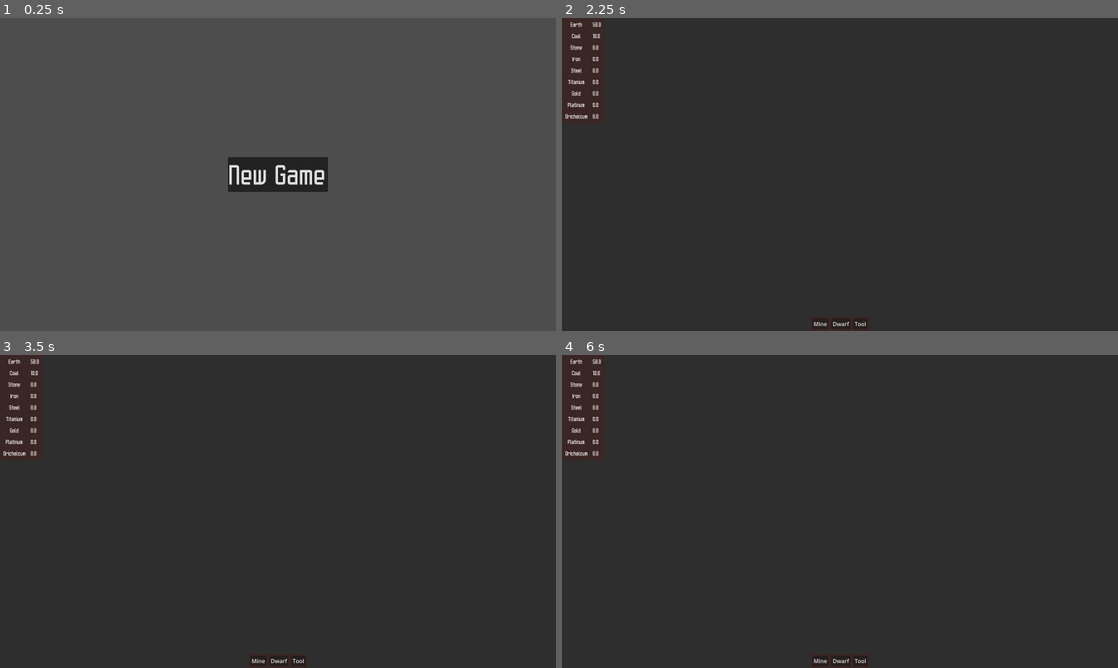
Above: before the commit, frames 1-4 (two rows, left to right).
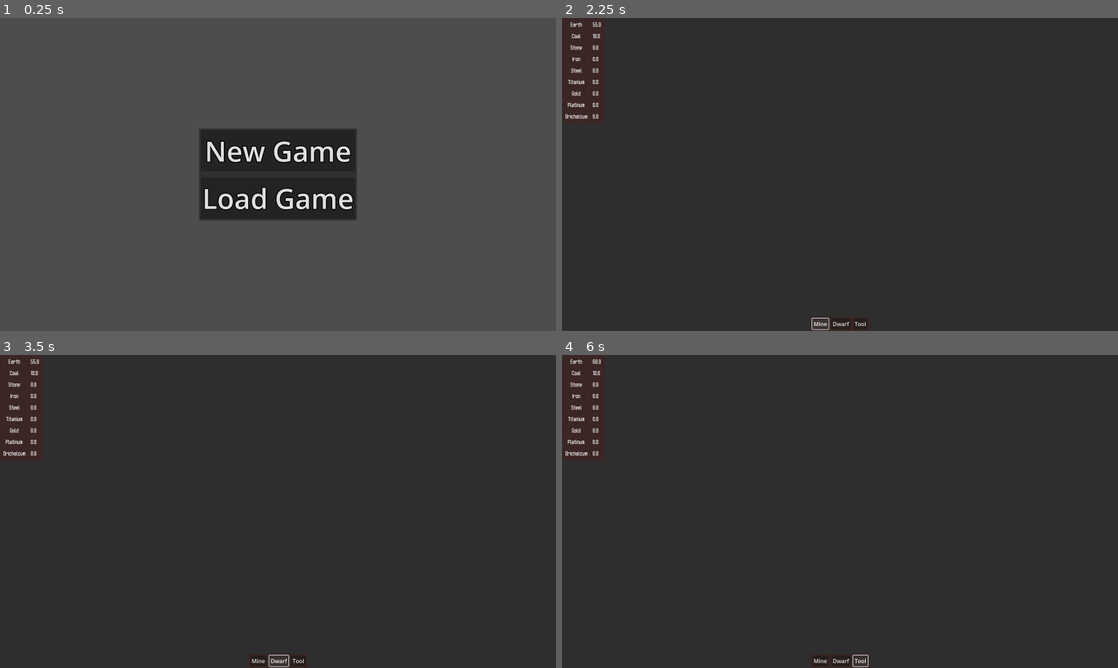
Above: after the commit, the same moments.

Repository: WetNoodleSoft/incremental
Game: Godot game, scene res://Scenes/start_screen.tscn
The game is run twice, just before and just after one commit, with the same random seed, the same clock (stepped at 60 frames per second) and the same inputs.
Inputs (mouse positions are in pixels of both pictures, inside the frame that each line leads up to):
- Up to frame 1 (0.25 s): no input
- Up to frame 2 (2.25 s): click (840, 199) at 0.5 s, where only the run after the commit has a clickable "Load Game"; click "New Game" at 1.25 s; click "Mine" at 2 s
- Up to frame 3 (3.5 s): click "Dwarf" at 2.75 s
- Up to frame 4 (6 s): click "Tool" at 3.5 s; click "Mine" at 4.25 s; click "Dwarf" at 5 s; click "Tool" at 5.75 s

The runs differ from the first frame. In frame 1, 6.9% of the frame differs, in the area x 35-65%, y 35-65%; in frame 2, less than 0.1%; in frame 3, less than 0.1%; in frame 4, less than 0.1%.

Commit message:
ver 0.1.3
Cleaned up new game instantiation, fixed button working, cleaned up inventory resource management.

Diff:
--- /dev/null
+++ b/Resources/Themes/button_margin_theme.tres
@@ -0,0 +1,7 @@
+[gd_resource type="Theme" format=3 uid="uid://lfi8rtrw8exb"]
+
+[resource]
+MarginContainer/constants/margin_bottom = 5
+MarginContainer/constants/margin_left = 10
+MarginContainer/constants/margin_right = 10
+MarginContainer/constants/margin_top = 5
--- a/Scenes/main.tscn
+++ b/Scenes/main.tscn
@@ -13,16 +13,19 @@
 bg_color = Color(0.229022, 0.149152, 0.145437, 1)
 
 [node name="Main" type="Control"]
+z_index = -1
 layout_mode = 3
 anchors_preset = 15
 anchor_right = 1.0
 anchor_bottom = 1.0
 grow_horizontal = 2
 grow_vertical = 2
+mouse_filter = 2
 script = ExtResource("1_kry3j")
-tick_interval = 1.0
+tick_interval = 0.1
 
 [node name="ControlsUI" type="AspectRatioContainer" parent="."]
+z_index = -1
 layout_mode = 1
 anchors_preset = 15
 anchor_right = 1.0
@@ -31,48 +34,70 @@
 grow_vertical = 2
 size_flags_horizontal = 3
 size_flags_vertical = 3
+mouse_filter = 2
 stretch_mode = 3
 alignment_vertical = 2
 script = ExtResource("2_21xkr")
 
 [node name="ButtonPanel" type="PanelContainer" parent="ControlsUI"]
+z_index = -1
 layout_mode = 2
 size_flags_horizontal = 4
 size_flags_vertical = 8
+mouse_filter = 2
 theme_override_styles/panel = SubResource("StyleBoxFlat_go701")
 
 [node name="MarginContainer" type="MarginContainer" parent="ControlsUI/ButtonPanel"]
-layout_mode = 2
+z_index = -1
+layout_mode = 2
+mouse_filter = 2
 theme_override_constants/margin_left = 5
 theme_override_constants/margin_top = 5
 theme_override_constants/margin_right = 5
 theme_override_constants/margin_bottom = 5
 
 [node name="ControlButtons" type="BoxContainer" parent="ControlsUI/ButtonPanel/MarginContainer"]
-layout_mode = 2
+z_index = -1
+layout_mode = 2
+mouse_filter = 2
 alignment = 1
 
 [node name="MineButton" type="Button" parent="ControlsUI/ButtonPanel/MarginContainer/ControlButtons"]
-layout_mode = 2
+process_mode = 3
+z_index = 100
+z_as_relative = false
+layout_mode = 2
+mouse_default_cursor_shape = 3
+action_mode = 0
 text = "Mine"
 
 [node name="Spacer" type="Control" parent="ControlsUI/ButtonPanel/MarginContainer/ControlButtons"]
 custom_minimum_size = Vector2(0, 10)
 layout_mode = 2
+mouse_filter = 2
 
 [node name="DwarfButton" type="Button" parent="ControlsUI/ButtonPanel/MarginContainer/ControlButtons"]
-layout_mode = 2
+z_index = 10
+z_as_relative = false
+layout_mode = 2
+mouse_default_cursor_shape = 3
 text = "Dwarf"
 
 [node name="Spacer2" type="Control" parent="ControlsUI/ButtonPanel/MarginContainer/ControlButtons"]
 custom_minimum_size = Vector2(0, 10)
 layout_mode = 2
+mouse_filter = 2
 
 [node name="ToolButton" type="Button" parent="ControlsUI/ButtonPanel/MarginContainer/ControlButtons"]
-layout_mode = 2
+z_index = 10
+z_as_relative = false
+layout_mode = 2
+mouse_default_cursor_shape = 3
 text = "Tool"
 
 [node name="InventoryUI" type="AspectRatioContainer" parent="."]
+z_index = -1
+z_as_relative = false
 layout_mode = 1
 anchors_preset = 15
 anchor_right = 1.0
@@ -81,17 +106,21 @@
 grow_vertical = 2
 size_flags_horizontal = 4
 size_flags_vertical = 0
+mouse_filter = 2
 alignment_horizontal = 0
 script = ExtResource("3_6bp64")
+metadata/_edit_lock_ = true
 
 [node name="InventoryPanel" type="PanelContainer" parent="InventoryUI"]
 layout_mode = 2
 size_flags_horizontal = 0
 size_flags_vertical = 0
+mouse_filter = 2
 theme_override_styles/panel = SubResource("StyleBoxFlat_5a7ea")
 
 [node name="MarginContainer" type="MarginContainer" parent="InventoryUI/InventoryPanel"]
 layout_mode = 2
+mouse_filter = 2
 theme_override_constants/margin_left = 5
 theme_override_constants/margin_top = 5
 theme_override_constants/margin_right = 5
@@ -100,10 +129,12 @@
 [node name="GridContainer" type="GridContainer" parent="InventoryUI/InventoryPanel/MarginContainer"]
 layout_mode = 2
 size_flags_vertical = 0
+mouse_filter = 2
 columns = 2
 
 [node name="MarginEarth" type="MarginContainer" parent="InventoryUI/InventoryPanel/MarginContainer/GridContainer"]
 layout_mode = 2
+mouse_filter = 2
 theme = ExtResource("4_344ge")
 
 [node name="Earth" type="RichTextLabel" parent="InventoryUI/InventoryPanel/MarginContainer/GridContainer/MarginEarth"]
@@ -119,10 +150,12 @@
 
 [node name="MarginEarthQuant" type="MarginContainer" parent="InventoryUI/InventoryPanel/MarginContainer/GridContainer"]
 layout_mode = 2
+mouse_filter = 2
 theme = ExtResource("4_344ge")
 
 [node name="EarthQuant" type="RichTextLabel" parent="InventoryUI/InventoryPanel/MarginContainer/GridContainer/MarginEarthQuant"]
 layout_mode = 2
+mouse_filter = 2
 theme = ExtResource("5_ynf5e")
 text = "0.0"
 fit_content = true
@@ -131,6 +164,7 @@
 
 [node name="MarginCoal" type="MarginContainer" parent="InventoryUI/InventoryPanel/MarginContainer/GridContainer"]
 layout_mode = 2
+mouse_filter = 2
 theme = ExtResource("4_344ge")
 
 [node name="Coal" type="RichTextLabel" parent="InventoryUI/InventoryPanel/MarginContainer/GridContainer/MarginCoal"]
@@ -146,10 +180,12 @@
 
 [node name="MarginCoalQuant" type="MarginContainer" parent="InventoryUI/InventoryPanel/MarginContainer/GridContainer"]
 layout_mode = 2
+mouse_filter = 2
 theme = ExtResource("4_344ge")
 
 [node name="CoalQuant" type="RichTextLabel" parent="InventoryUI/InventoryPanel/MarginContainer/GridContainer/MarginCoalQuant"]
 layout_mode = 2
+mouse_filter = 2
 theme = ExtResource("5_ynf5e")
 text = "0.0"
 fit_content = true
@@ -158,6 +194,7 @@
 
 [node name="MarginStone" type="MarginContainer" parent="InventoryUI/InventoryPanel/MarginContainer/GridContainer"]
 layout_mode = 2
+mouse_filter = 2
 theme = ExtResource("4_344ge")
 
 [node name="Stone" type="RichTextLabel" parent="InventoryUI/InventoryPanel/MarginContainer/GridContainer/MarginStone"]
@@ -173,10 +210,12 @@
 
 [node name="MarginStoneQuant" type="MarginContainer" parent="InventoryUI/InventoryPanel/MarginContainer/GridContainer"]
 layout_mode = 2
+mouse_filter = 2
 theme = ExtResource("4_344ge")
 
 [node name="StoneQuant" type="RichTextLabel" parent="InventoryUI/InventoryPanel/MarginContainer/GridContainer/MarginStoneQuant"]
 layout_mode = 2
+mouse_filter = 2
 theme = ExtResource("5_ynf5e")
 text = "0.0"
 fit_content = true
@@ -185,6 +224,7 @@
 
 [node name="MarginIron" type="MarginContainer" parent="InventoryUI/InventoryPanel/MarginContainer/GridContainer"]
 layout_mode = 2
+mouse_filter = 2
 theme = ExtResource("4_344ge")
 
 [node name="Iron" type="RichTextLabel" parent="InventoryUI/InventoryPanel/MarginContainer/GridContainer/MarginIron"]
@@ -200,10 +240,12 @@
 
 [node name="MarginIronQuant" type="MarginContainer" parent="InventoryUI/InventoryPanel/MarginContainer/GridContainer"]
 layout_mode = 2
+mouse_filter = 2
 theme = ExtResource("4_344ge")
 
 [node name="IronQuant" type="RichTextLabel" parent="InventoryUI/InventoryPanel/MarginContainer/GridContainer/MarginIronQuant"]
 layout_mode = 2
+mouse_filter = 2
 theme = ExtResource("5_ynf5e")
 text = "0.0"
 fit_content = true
@@ -212,6 +254,7 @@
 
 [node name="MarginSteel" type="MarginContainer" parent="InventoryUI/InventoryPanel/MarginContainer/GridContainer"]
 layout_mode = 2
+mouse_filter = 2
 theme = ExtResource("4_344ge")
 
 [node name="Steel" type="RichTextLabel" parent="InventoryUI/InventoryPanel/MarginContainer/GridContainer/MarginSteel"]
@@ -227,10 +270,12 @@
 
 [node name="MarginSteelQuant" type="MarginContainer" parent="InventoryUI/InventoryPanel/MarginContainer/GridContainer"]
 layout_mode = 2
+mouse_filter = 2
 theme = ExtResource("4_344ge")
 
 [node name="SteelQuant" type="RichTextLabel" parent="InventoryUI/InventoryPanel/MarginContainer/GridContainer/MarginSteelQuant"]
 layout_mode = 2
+mouse_filter = 2
 theme = ExtResource("5_ynf5e")
 text = "0.0"
 fit_content = true
@@ -239,6 +284,7 @@
 
 [node name="MarginTitanium" type="MarginContainer" parent="InventoryUI/InventoryPanel/MarginContainer/GridContainer"]
 layout_mode = 2
+mouse_filter = 2
 theme = ExtResource("4_344ge")
 
 [node name="Titanium" type="RichTextLabel" parent="InventoryUI/InventoryPanel/MarginContainer/GridContainer/MarginTitanium"]
@@ -254,10 +300,12 @@
 
 [node name="MarginTitaniumQuant" type="MarginContainer" parent="InventoryUI/InventoryPanel/MarginContainer/GridContainer"]
 layout_mode = 2
+mouse_filter = 2
 theme = ExtResource("4_344ge")
 
 [node name="TitaniumQuant" type="RichTextLabel" parent="InventoryUI/InventoryPanel/MarginContainer/GridContainer/MarginTitaniumQuant"]
 layout_mode = 2
+mouse_filter = 2
 theme = ExtResource("5_ynf5e")
 text = "0.0"
 fit_content = true
@@ -266,6 +314,7 @@
 
 [node name="MarginGold" type="MarginContainer" parent="InventoryUI/InventoryPanel/MarginContainer/GridContainer"]
 layout_mode = 2
+mouse_filter = 2
 theme = ExtResource("4_344ge")
 
 [node name="Gold" type="RichTextLabel" parent="InventoryUI/InventoryPanel/MarginContainer/GridContainer/MarginGold"]
@@ -281,10 +330,12 @@
 
 [node name="MarginGoldQuant" type="MarginContainer" parent="InventoryUI/InventoryPanel/MarginContainer/GridContainer"]
 layout_mode = 2
+mouse_filter = 2
 theme = ExtResource("4_344ge")
 
 [node name="GoldQuant" type="RichTextLabel" parent="InventoryUI/InventoryPanel/MarginContainer/GridContainer/MarginGoldQuant"]
 layout_mode = 2
+mouse_filter = 2
 theme = ExtResource("5_ynf5e")
 text = "0.0"
 fit_content = true
@@ -293,6 +344,7 @@
 
 [node name="MarginPlatinum" type="MarginContainer" parent="InventoryUI/InventoryPanel/MarginContainer/GridContainer"]
 layout_mode = 2
+mouse_filter = 2
 theme = ExtResource("4_344ge")
 
 [node name="Platinum" type="RichTextLabel" parent="InventoryUI/InventoryPanel/MarginContainer/GridContainer/MarginPlatinum"]
@@ -309,10 +361,12 @@
 
 [node name="MarginPlatinumQuant" type="MarginContainer" parent="InventoryUI/InventoryPanel/MarginContainer/GridContainer"]
 layout_mode = 2
+mouse_filter = 2
 theme = ExtResource("4_344ge")
 
 [node name="PlatinumQuant" type="RichTextLabel" parent="InventoryUI/InventoryPanel/MarginContainer/GridContainer/MarginPlatinumQuant"]
 layout_mode = 2
+mouse_filter = 2
 theme = ExtResource("5_ynf5e")
 text = "0.0"
 fit_content = true
@@ -321,6 +375,7 @@
 
 [node name="MarginOrichalcum" type="MarginContainer" parent="InventoryUI/InventoryPanel/MarginContainer/GridContainer"]
 layout_mode = 2
+mouse_filter = 2
 theme = ExtResource("4_344ge")
 
 [node name="Orichalcum" type="RichTextLabel" parent="InventoryUI/InventoryPanel/MarginContainer/GridContainer/MarginOrichalcum"]
@@ -336,10 +391,12 @@
 
 [node name="MarginOrichalcumQuant" type="MarginContainer" parent="InventoryUI/InventoryPanel/MarginContainer/GridContainer"]
 layout_mode = 2
+mouse_filter = 2
 theme = ExtResource("4_344ge")
 
 [node name="OrichalcumQuant" type="RichTextLabel" parent="InventoryUI/InventoryPanel/MarginContainer/GridContainer/MarginOrichalcumQuant"]
 layout_mode = 2
+mouse_filter = 2
 theme = ExtResource("5_ynf5e")
 text = "0.0"
 fit_content = true
@@ -355,6 +412,7 @@
 anchor_bottom = 1.0
 grow_horizontal = 2
 grow_vertical = 2
+mouse_filter = 2
 color = Color(0.180005, 0.180005, 0.180005, 1)
 metadata/_edit_lock_ = true
 
--- a/Scenes/start_screen.tscn
+++ b/Scenes/start_screen.tscn
@@ -1,8 +1,13 @@
-[gd_scene load_steps=4 format=3 uid="uid://b3rigmjuayk77"]
+[gd_scene load_steps=3 format=3 uid="uid://b3rigmjuayk77"]
 
 [ext_resource type="Script" uid="uid://d4fd08t0m7k27" path="res://Scripts/start_screen.gd" id="1_i8r30"]
-[ext_resource type="Theme" uid="uid://rfivs2kl2d6y" path="res://Resources/Themes/info_margin_theme.tres" id="2_60ddj"]
-[ext_resource type="Theme" uid="uid://cinfxqyorjqfa" path="res://Resources/Themes/label_theme.tres" id="3_5e717"]
+
+[sub_resource type="StyleBoxFlat" id="StyleBoxFlat_i8r30"]
+content_margin_left = 5.0
+content_margin_top = 5.0
+content_margin_right = 5.0
+content_margin_bottom = 5.0
+bg_color = Color(0.19, 0.19, 0.19, 1)
 
 [node name="StartScreen" type="Control"]
 layout_mode = 3
@@ -25,10 +30,24 @@
 
 [node name="PanelContainer" type="PanelContainer" parent="CenterContainer"]
 layout_mode = 2
-theme = ExtResource("2_60ddj")
+theme_override_styles/panel = SubResource("StyleBoxFlat_i8r30")
 
-[node name="Button" type="Button" parent="CenterContainer/PanelContainer"]
+[node name="VBoxContainer" type="VBoxContainer" parent="CenterContainer/PanelContainer"]
 layout_mode = 2
-theme = ExtResource("3_5e717")
+
+[node name="NewGame" type="Button" parent="CenterContainer/PanelContainer/VBoxContainer"]
+layout_mode = 2
+theme_override_constants/outline_size = 10
 theme_override_font_sizes/font_size = 80
 text = "New Game"
+
+[node name="Spacer" type="Control" parent="CenterContainer/PanelContainer/VBoxContainer"]
+custom_minimum_size = Vector2(0, 10)
+layout_mode = 2
+mouse_filter = 2
+
+[node name="LoadGame" type="Button" parent="CenterContainer/PanelContainer/VBoxContainer"]
+layout_mode = 2
+theme_override_constants/outline_size = 10
+theme_override_font_sizes/font_size = 80
+text = "Load Game"
--- a/Scripts/controls_ui.gd
+++ b/Scripts/controls_ui.gd
@@ -5,15 +5,17 @@
 @onready var mine_button: Button = $ButtonPanel/MarginContainer/ControlButtons/MineButton
 @onready var dwarf_button: Button = $ButtonPanel/MarginContainer/ControlButtons/DwarfButton
 @onready var tool_button: Button = $ButtonPanel/MarginContainer/ControlButtons/ToolButton
-@onready var mine_strength: float = 5.0
 
-func click_mine() -> void:
+const INVENTORY: ResourceDatabase = preload("res://Resources/inventory.tres")
 
+
+func click_mine(mine_strength: float) -> void:
+	INVENTORY.update_inventory("earth", mine_strength)
+	print("rock & stone!")
 	return
 
 
 func click_dwarf() -> void:
-
 	return
 
 
--- a/Scripts/inventory.gd
+++ b/Scripts/inventory.gd
@@ -1,24 +1,33 @@
 class_name ResourceDatabase
 # Central dictionary resource for storing/iterating in-game resource counts.
 
+@export var resources: Dictionary = {}
 
 func initialize_inventory() -> Dictionary: #called at game start
-	var initial_resources: Dictionary = {
-		"earth" : 50.0,
-		"coal" : 10.0,
-		"stone" : 0.0,
-		"iron" : 0.0,
-		"steel" : 0.0,
-		"titanium": 0.0,
-		"gold" : 0.0,
-		"platinum" : 0.0,
-		"orichalcum" : 0.0,
-		}
-	print("Resources initialized: ", initial_resources)
-	return initial_resources
+	resources = {
+	"earth" : 50.0,
+	"coal" : 10.0,
+	"stone" : 0.0,
+	"iron" : 0.0,
+	"steel" : 0.0,
+	"titanium": 0.0,
+	"gold" : 0.0,
+	"platinum" : 0.0,
+	"orichalcum" : 0.0,
+	}
+	print("Resources initialized: ", resources)
+	return resources
 
 
-func update_inventory(current_inventory: Dictionary, label: String, change_amount: float) -> Dictionary:
-	var resources: Dictionary = current_inventory
+func load_saved_inventory(saved_inventory: Dictionary) -> Dictionary:
+	resources = saved_inventory
+	return resources
+
+
+func check_inventory() -> Dictionary:
+	return resources
+
+
+func update_inventory(label: String, change_amount: float) -> void:
 	resources[label] += change_amount
-	return resources
+	return
--- a/Scripts/start_screen.gd
+++ b/Scripts/start_screen.gd
@@ -1,10 +1,15 @@
 extends Control
 
-@onready var start_button: Button = $CenterContainer/PanelContainer/Button
+@onready var new_game_button: Button = $CenterContainer/PanelContainer/VBoxContainer/NewGame
+@onready var new_game: bool = true
+
+const MATERIALINVENTORY: ResourceDatabase = preload("res://Resources/inventory.tres")
+
 var main_scene: PackedScene = preload("res://Scenes/main.tscn")
 
+
 func _ready() -> void:
-	start_button.pressed.connect(_start_pressed)
+	new_game_button.pressed.connect(_new_game_pressed)
 	return
 
 
@@ -12,6 +17,7 @@
 	return
 
 
-func _start_pressed() -> void:
+func _new_game_pressed() -> void:
+	MATERIALINVENTORY.initialize_inventory() #instruct inventory database to set resources to new game values
 	get_tree().change_scene_to_packed(main_scene)
 	return
--- a/Scripts/world.gd
+++ b/Scripts/world.gd
@@ -1,7 +1,6 @@
 extends Control
 
-const MATERIALINVENTORY = preload("res://Scripts/inventory.gd")
-
+@onready var start_screen: Control = $"."
 @onready var inventory_ui: InventoryUI = $InventoryUI
 @onready var controls_ui: ControlsUI = $ControlsUI
 @onready var clock: Timer = $Timer
@@ -11,12 +10,14 @@
 @onready var inventory: Dictionary = {}
 
 @export var tick_interval: float = 3.0
+@export var mine_strength: float = 5.0
+
+const INVENTORY: ResourceDatabase = preload("res://Resources/inventory.tres")
 
 
 func _ready() -> void:
-	var material_inventory: ResourceDatabase = MATERIALINVENTORY.new() #initialize to inventory mgmt script
-	var initial_inventory: Dictionary = material_inventory.initialize_inventory() #link inventory dict to mgmt script
-	inventory_ui.update_labels(initial_inventory)
+	inventory = INVENTORY.check_inventory()
+	inventory_ui.update_labels(inventory)
 	clock.start(tick_interval)
 	clock.timeout.connect(_on_timer_timeout)
 	print("Timer start")
@@ -27,21 +28,19 @@
 
 
 func _process(_delta: float) -> void:
-
 	return
 
 
 func _on_timer_timeout() -> void:
-
+	inventory = INVENTORY.check_inventory()
 	inventory_ui.update_labels(inventory)
-	print("Tick")
+	print(Time.get_datetime_string_from_system())
 	return
 
 
 func _mine_button() -> void:
-	controls_ui.click_mine()
+	controls_ui.click_mine(mine_strength)
 	return
-
 
 func _dwarf_button() -> void:
 	controls_ui.click_dwarf()
